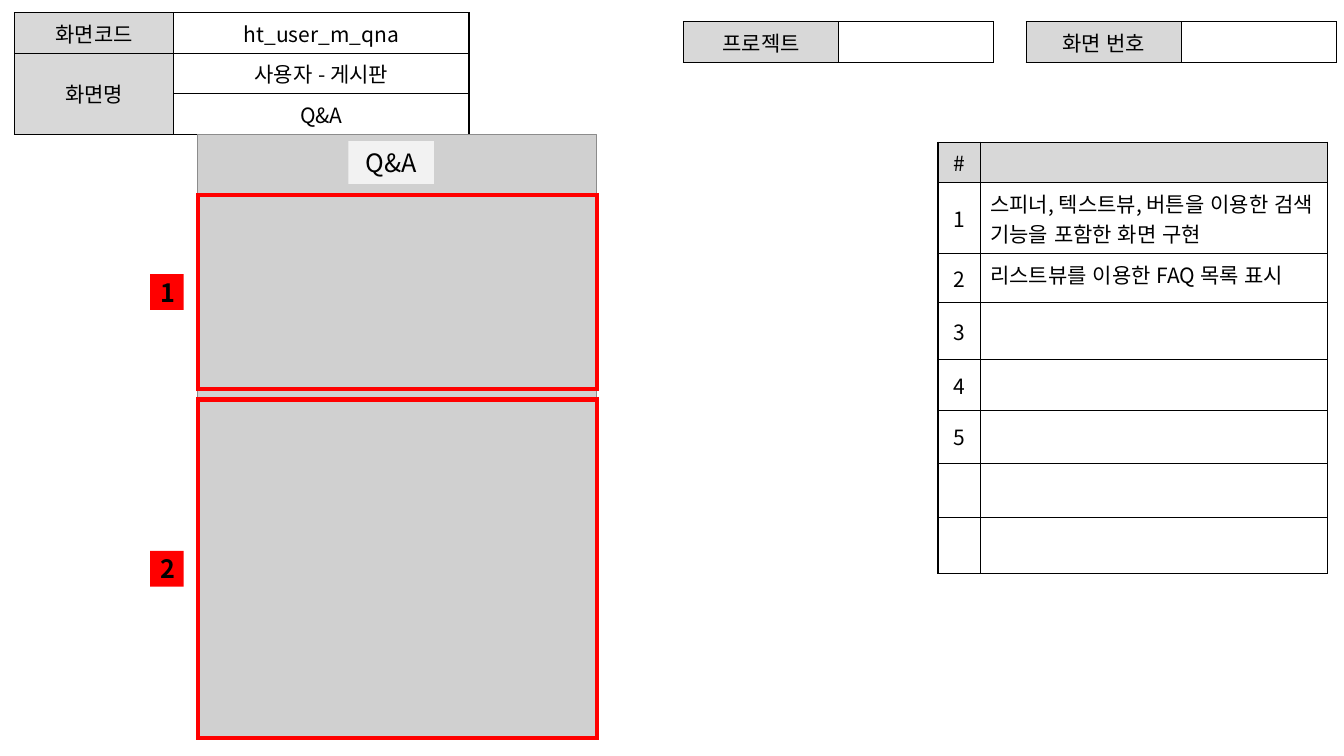
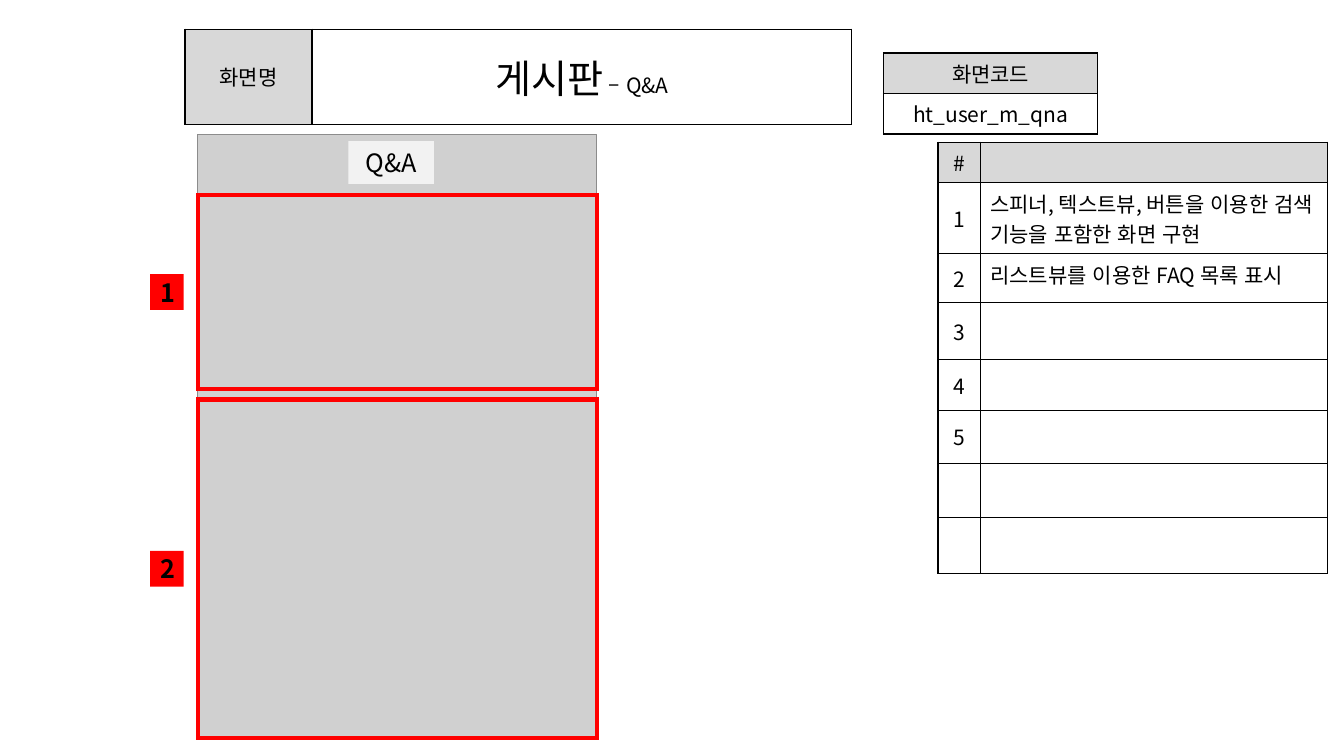
Before and after one commit to ezenteam2/e-Zone, a slide deck: slide 10 of 0 발표용 파워포인트/project05 - 파워포인트 종합 - 현태.pptx. Drawn at 1344x756 pixels with LibreOffice and Linux fonts; fonts in the diff are those of the drawing; grey boxes stand for pictures. Boxes give left, top, right and bottom in pixels: in the first picture for what was removed or moved away, otherwise in the second. Text is boxed around its words. In the diff, an @@ line names an element or a change of style, - is before the commit and + after.

```diff
--- a/0 발표용 파워포인트/project05 - 파워포인트 종합 - 현태.pptx
+++ b/0 발표용 파워포인트/project05 - 파워포인트 종합 - 현태.pptx
@@ table at (x1=186, y1=29, x2=852, y2=124) @@
-row 1: 화면코드 | ht_user_m_qna
-row 2: 화면명 | 사용자 - 게시판
-row 3:  | Q&A
+row 1: 화면명 | 게시판 – Q&A
@@ table resized from (x1=14, y1=13, x2=469, y2=131) to (x1=186, y1=29, x2=852, y2=124) @@
@@ table removed at (x1=684, y1=22, x2=994, y2=57), 1 rows, 2 columns @@
-프로젝트 | 
@@ table removed at (x1=1026, y1=22, x2=1337, y2=57), 1 rows, 2 columns @@
-화면 번호 | 
@@ table added at (x1=884, y1=53, x2=1099, y2=131), 2 rows, 1 columns @@
+화면코드
+ht_user_m_qna
```
Also in this commit, not shown: 20 other slides changed.
